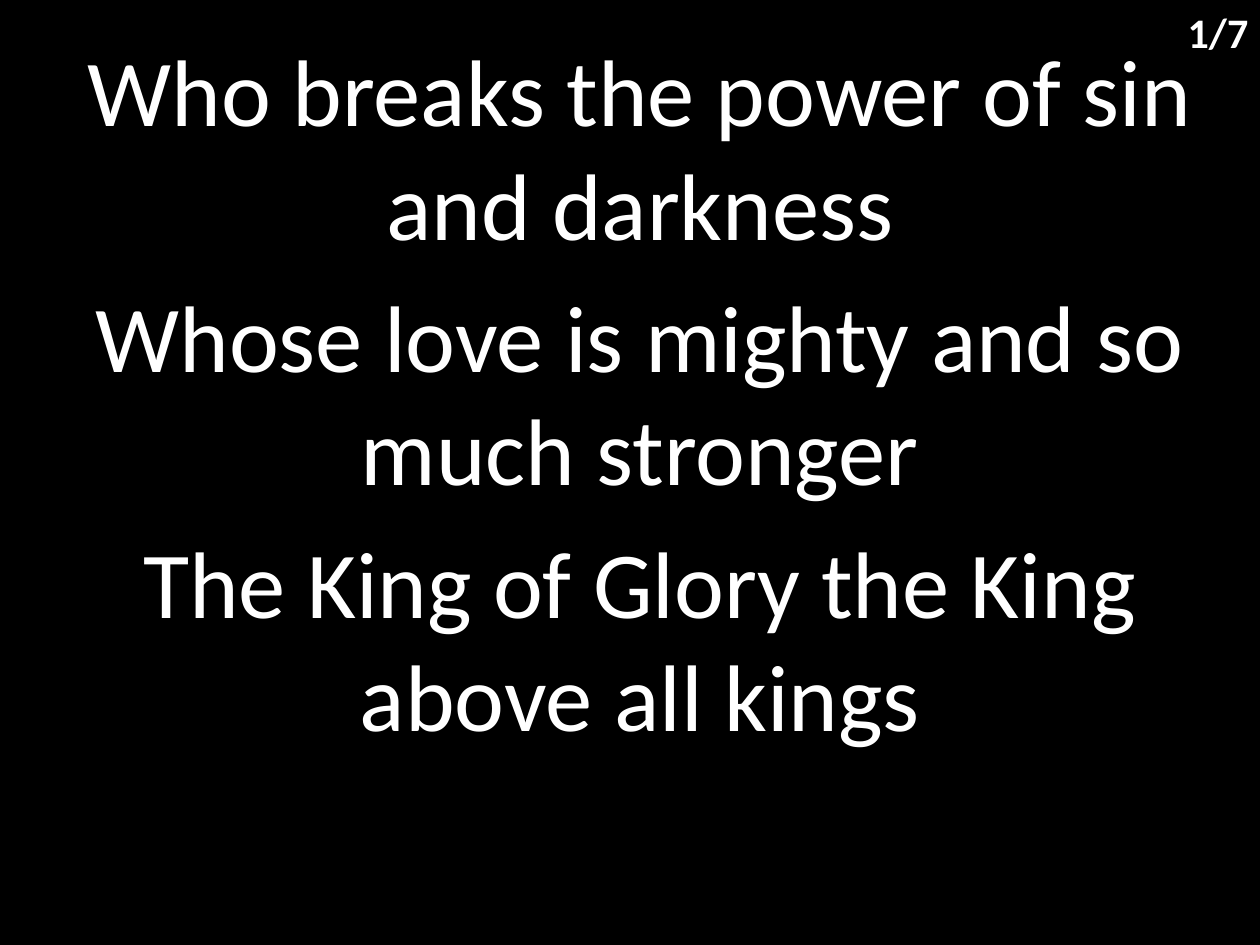
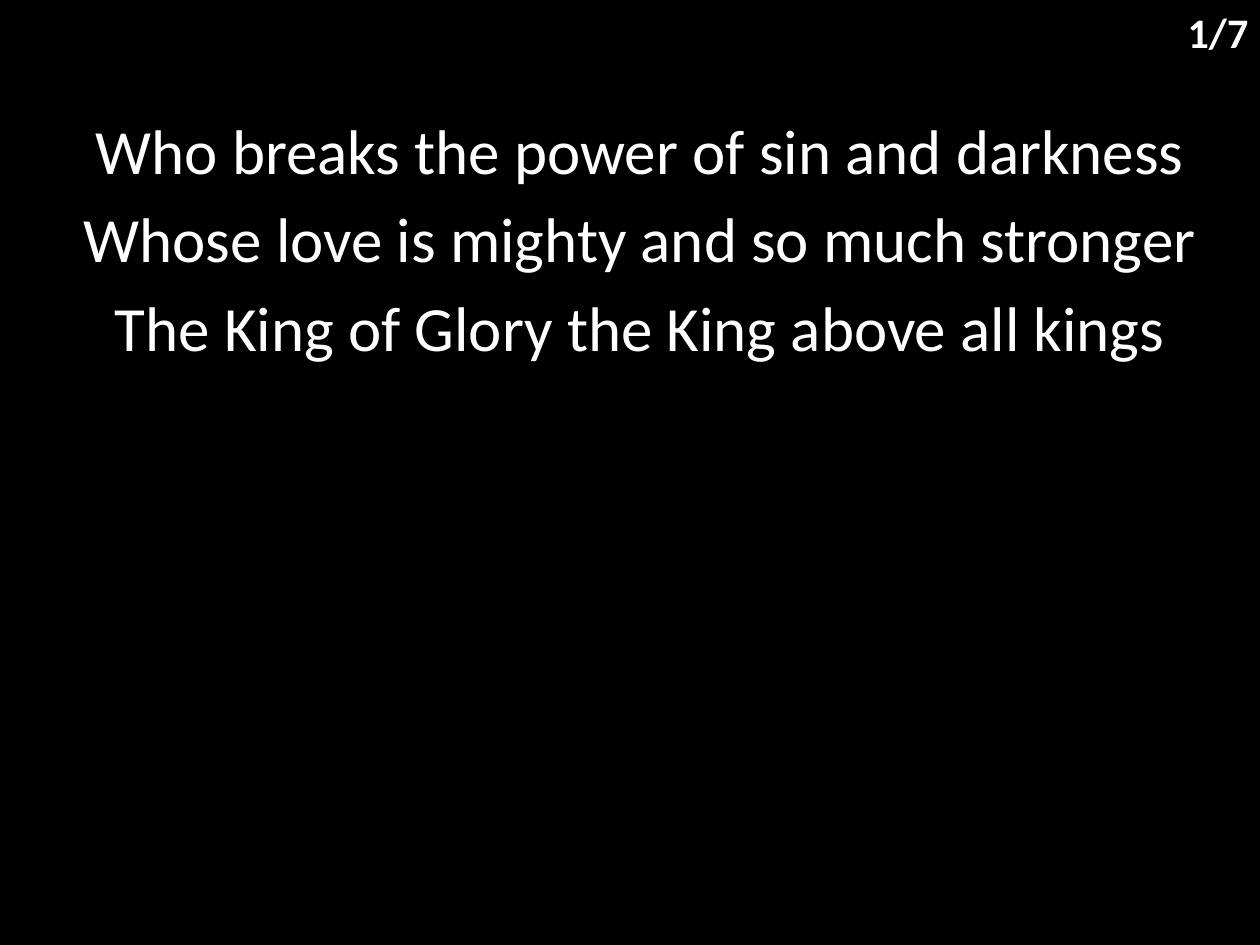
Before and after one commit to hoo-are-ya/worship, a slide deck: slide 2 of docs/songs/this is amazing grace.pptx. Drawn at 1260x945 pixels with LibreOffice and Linux fonts; fonts in the diff are those of the drawing. Boxes give left, top, right and bottom in pixels: in the first picture for what was removed or moved away, otherwise in the second. Text is boxed around its words. In the diff, an @@ line names an element or a change of style, - is before the commit and + after.

```diff
--- a/docs/songs/this is amazing grace.pptx
+++ b/docs/songs/this is amazing grace.pptx
@@ subtitle "Who breaks the power of ...": place and size @@
-subtitle "Who breaks the power of ..." at (88,60,1191,748)
+subtitle "Who breaks the power of ..." at (84,130,1196,362)
@@ subtitle "Who breaks the power of ..." at (84,130,1196,362): size 54 to 36 pt; less space between paragraphs @@
```
Also in this commit, not shown: 6 other slides changed, 2 other files.
